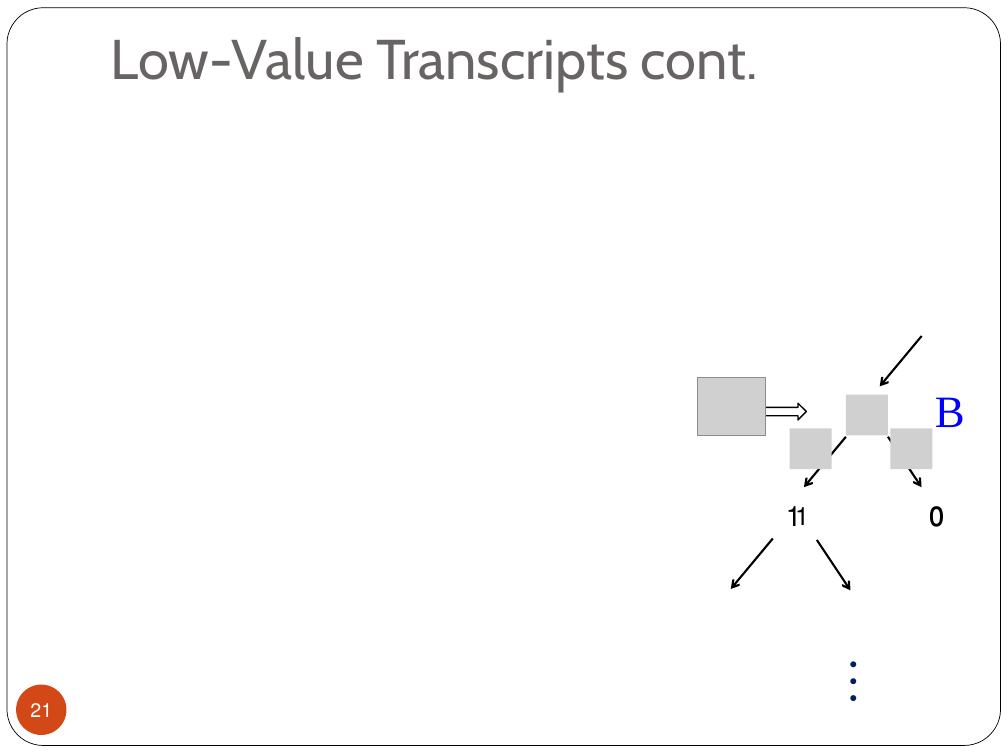
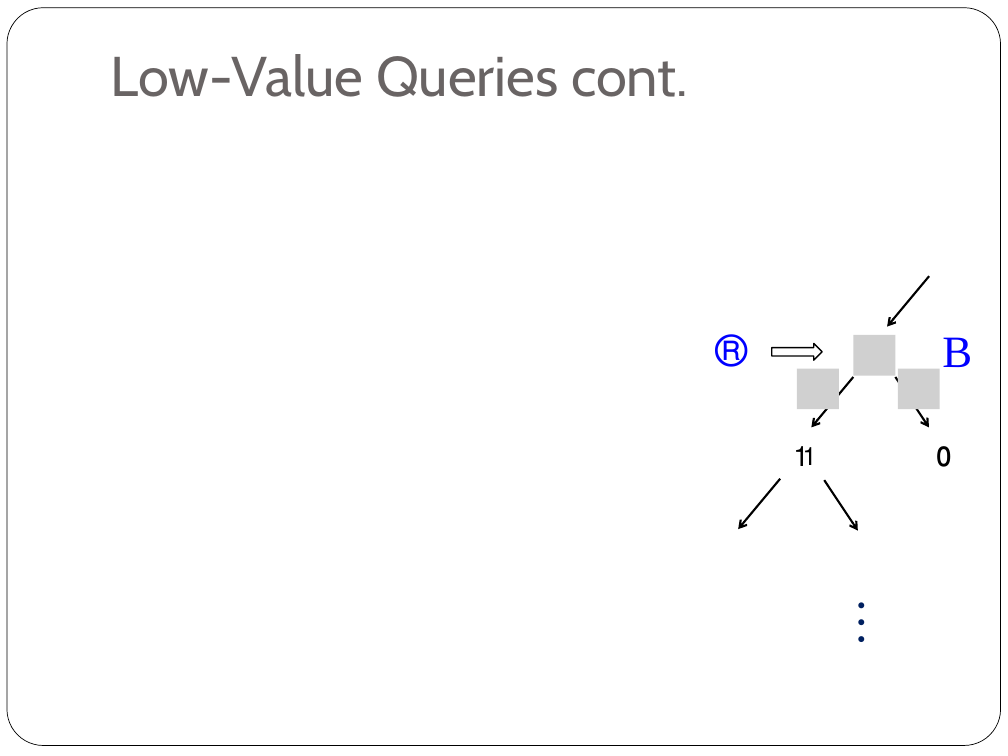
Before and after one commit to iftachh/MyHomepage, a slide deck: slide 19 of papers/CoinFlipping/Seminar.pptx (slide 21 before the commit). Drawn at 1008x756 pixels with LibreOffice and Linux fonts; fonts in the diff are those of the drawing; grey boxes stand for pictures; background and template pictures are left out. Boxes give left, top, right and bottom in pixels: in the first picture for what was removed or moved away, otherwise in the second. Text is boxed around its words. In the diff, an @@ line names an element or a change of style, - is before the commit and + after.

```diff
--- a/papers/CoinFlipping/Seminar.pptx
+++ b/papers/CoinFlipping/Seminar.pptx
@@ title at [111, 54, 688, 97]: text changed @@
-Low-Value Transcripts cont.
+Low-Value Queries cont.
@@ text added at [692, 317, 760, 381], 32 pt, text #0000FF @@
+®
@@ right arrow: place and size @@
-right arrow at [756, 403, 806, 420]
+right arrow at [772, 344, 823, 361]
@@ picture added at [854, 335, 896, 375] @@
@@ picture removed at [698, 378, 766, 435] @@
@@ picture added at [797, 369, 840, 409] @@
@@ 4 arrows, 3 texts: place and size @@
-4 arrows, 3 texts at [731, 336, 965, 589]
+4 arrows, 3 texts at [738, 276, 972, 529]
@@ picture added at [898, 369, 940, 409] @@
@@ picture removed at [846, 395, 888, 435] @@
@@ picture removed at [789, 428, 832, 469] @@
@@ picture removed at [890, 428, 932, 469] @@
@@ 2 texts, 1 arrow: place and size @@
-2 texts, 1 arrow at [816, 494, 958, 591]
+2 texts, 1 arrow at [825, 433, 966, 530]
@@ page number removed at [16, 684, 67, 735] @@
-21
```
Also in this commit, not shown: 20 other slides changed, 1 slide added, 4 slides removed.
